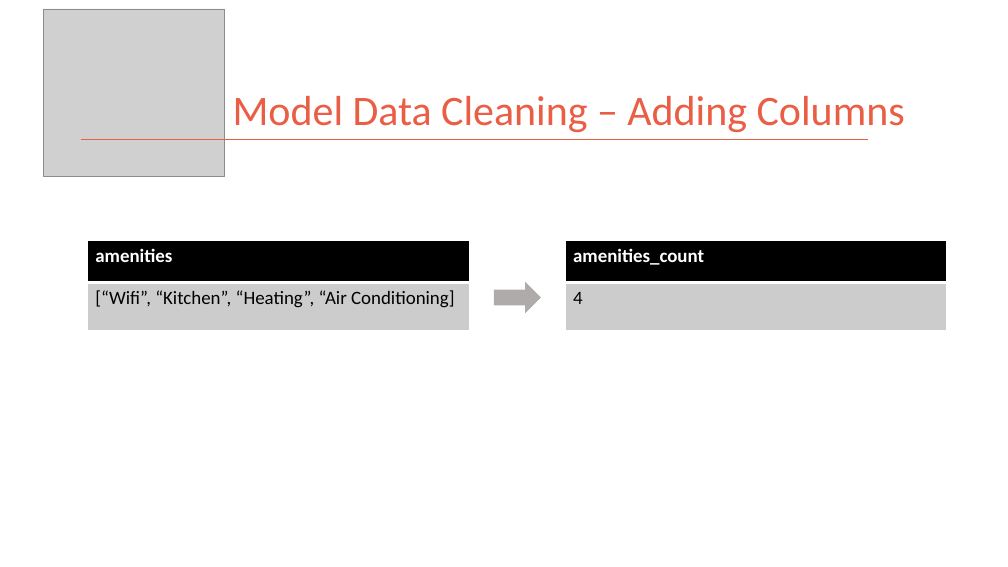
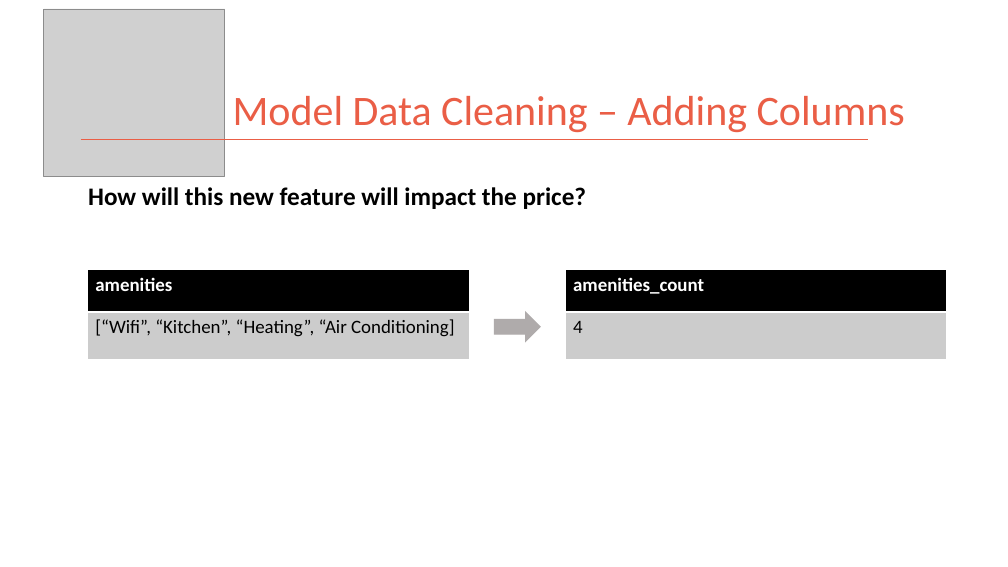
Before and after one commit to kman4/AirbnbPredictions, a slide deck: slide 2 of Airbnb Price Predictions (Model).pptx. Drawn at 1008x567 pixels with LibreOffice and Linux fonts; fonts in the diff are those of the drawing; grey boxes stand for pictures. Boxes give left, top, right and bottom in pixels: in the first picture for what was removed or moved away, otherwise in the second. Text is boxed around its words. In the diff, an @@ line names an element or a change of style, - is before the commit and + after.

Commit message:
update powerpoint

```diff
--- a/Airbnb Price Predictions (Model).pptx
+++ b/Airbnb Price Predictions (Model).pptx
@@ text added at (x1=88, y1=187, x2=587, y2=209), 24 pt, text #000000, bold @@
+How will this new feature will impact the price?
@@ 2 tables, 1 right arrow moved together from (x1=88, y1=240, x2=947, y2=330) to (x1=88, y1=270, x2=947, y2=360) @@
```
Also in this commit, not shown: 1 other slide changed, 1 slide added.
